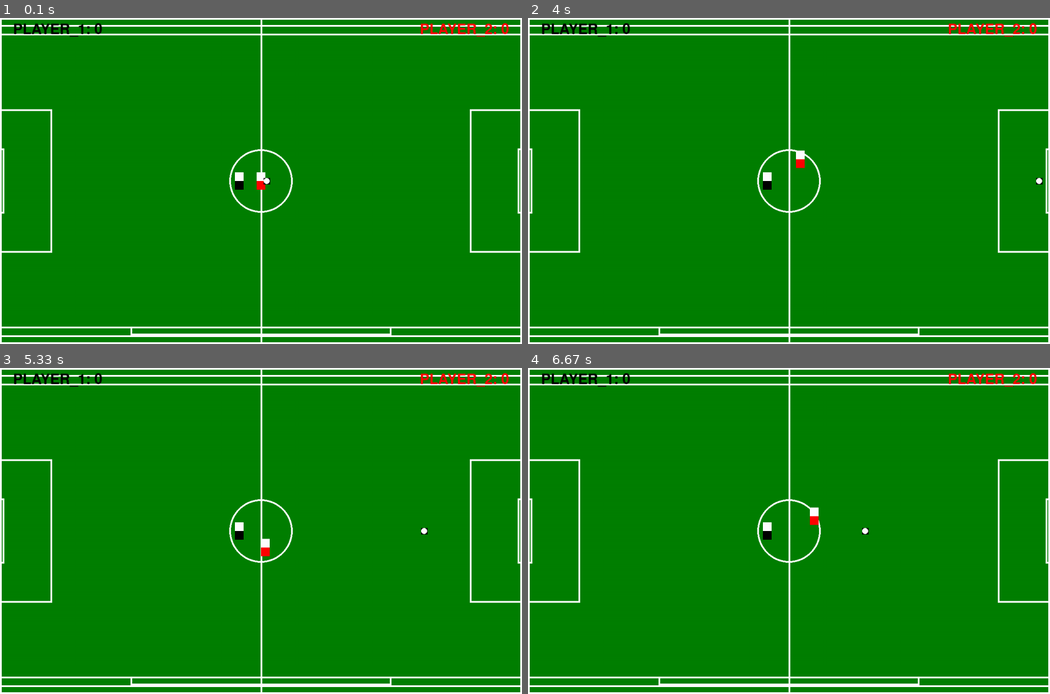
Above: before the commit, frames 1-4 (two rows, left to right).
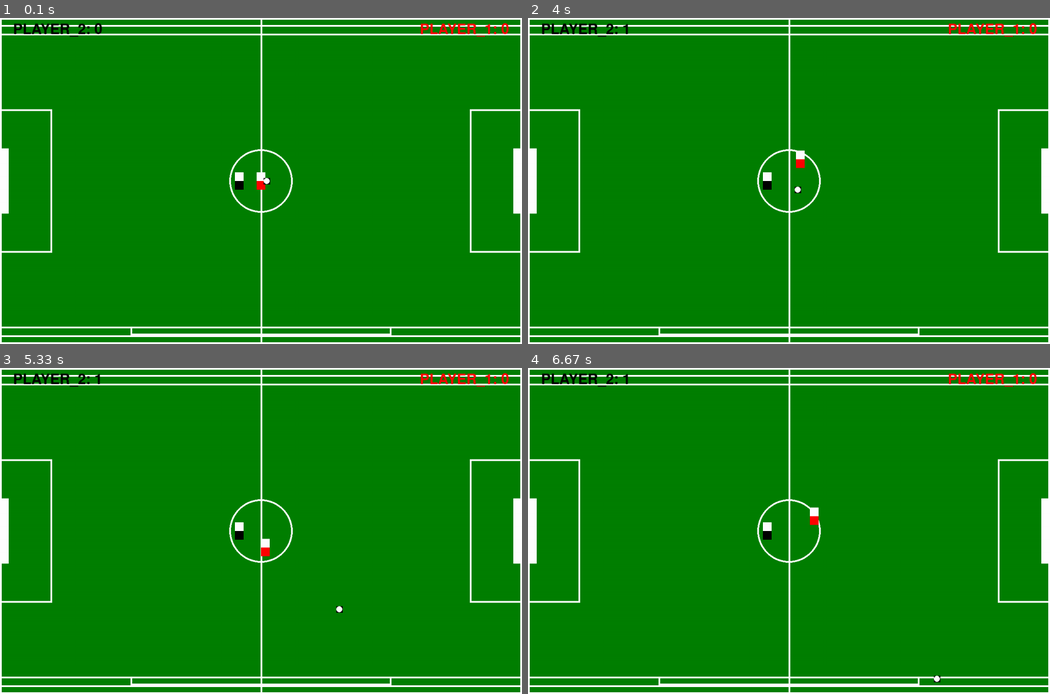
Above: after the commit, the same moments.

Repository: stpf99/pygame_games
Game: pygame game, started from football.py
Same seed, same stepped clock (60 frames per second), same inputs: the game is played once before the commit and once after it.
Inputs:
- Up to frame 1 (0.1 s): no input
- Up to frame 2 (4 s): hold Right 0.33-0.8 s; hold Up 0.83-1.13 s; hold Right 1.17-1.63 s; hold Left 1.67-2.2 s; hold Down 2.23-2.53 s; hold Left 2.57-2.97 s; hold Up 3-3.37 s; hold Right from 3.4 s (still down)
- Up to frame 3 (5.33 s): release Right at 4.03 s; hold Down 4.07-4.43 s; hold Left 4.47-4.93 s; hold Right from 4.97 s (still down)
- Up to frame 4 (6.67 s): release Right at 5.43 s; hold Up 5.47-5.77 s; hold Right 5.8-6.27 s; hold Left from 6.3 s (still down)

The runs differ from the first frame. In frame 1, 0.5% of the frame differs, in the area x 0-100%, y 1-61%; in frame 2, 0.6%; in frame 3, 0.6%, in the area x 0-100%, y 1-76%; in frame 4, 0.6%.

Commit message:
Add files via upload

Diff:
--- a/football.py
+++ b/football.py
@@ -39,19 +39,12 @@
         # Rysowanie pola karnego (lewa strona)
         pygame.draw.rect(self.image, WHITE, pygame.Rect(0, (HEIGHT - 330) // 2, 120, 330), 4)
 
-        # Rysowanie pola wyłączenia (prawa strona)
-        pygame.draw.rect(self.image, WHITE, pygame.Rect(WIDTH - 10, (HEIGHT - 150) // 2, 10, 150), 4)
-
-        # Rysowanie pola wyłączenia (lewa strona)
-        pygame.draw.rect(self.image, WHITE, pygame.Rect(0, (HEIGHT - 150) // 2, 10, 150), 4)
-
-        # Rysowanie bramek
-        goal_width = 7
-        goal_height = 70
-        goal1 = Goal(-goal_width, (HEIGHT - goal_height) // 2, goal_width, goal_height)
-        goal2 = Goal(WIDTH, (HEIGHT - goal_height) // 2, goal_width, goal_height)
-        goal_line1 = GoalLine(-goal_width, (HEIGHT - goal_height) // 2, goal_width, goal_height)
-        goal_line2 = GoalLine(WIDTH, (HEIGHT - goal_height) // 2, goal_width, goal_height)
+        # Rysowanie bramki (prawa strona)
+        pygame.draw.rect(self.image, WHITE, pygame.Rect(WIDTH - 20, (HEIGHT - 150) // 2, 10, 150), 4)
+
+        # Rysowanie bramki (lewa strona)
+        pygame.draw.rect(self.image, WHITE, pygame.Rect(10, (HEIGHT - 150) // 2, 10, 150), 4)
+
 
         # Dodanie trybun
         pygame.draw.rect(self.image, WHITE, pygame.Rect(0, 0, WIDTH, 40), 4)
@@ -106,7 +99,7 @@
         self.rect.x = max(0, min(self.rect.x, WIDTH - 20))  # Ograniczenie szerokości
         self.rect.y = max(0, min(self.rect.y, HEIGHT - 40))  # Ograniczenie wysokości
 
-class Player(pygame.sprite.Sprite):
+class Player1(pygame.sprite.Sprite):
     def __init__(self, x, y, color_top=WHITE, color_bottom=BLACK):
         super().__init__()
         self.image = pygame.Surface((20, 40), pygame.SRCALPHA)
@@ -170,36 +163,46 @@
         if self.rect.top <= 10 or self.rect.bottom >= HEIGHT - 10:
             self.angle = -self.angle
 
-# Klasa reprezentująca linię bramki
 class GoalLine(pygame.sprite.Sprite):
-    def __init__(self, x, y, width, height):
+    def __init__(self, x, y, width, height, player):
         super().__init__()
         self.image = pygame.Surface((width, height))
         self.image.fill(WHITE)
         self.rect = self.image.get_rect(topleft=(x, y))
-
-# Klasa reprezentująca bramkę
+        self.player = player
+
+    def check_goal(self, ball):
+        if pygame.sprite.collide_rect(ball, self):
+            print(f"Gol dla Gracza {self.player}!")
+            self.player.goals_scored += 1  # Zwiększenie liczby punktów gracza
+            ball.rect.center = (WIDTH // 2, HEIGHT // 2)  # Przywrócenie piłki do środka po golu
+            ball.speed = 5
+            ball.angle = math.radians(45)
+
+
 class Goal(pygame.sprite.Sprite):
-    def __init__(self, x, y, width, height):
+    def __init__(self, x, y, width, height, player):
         super().__init__()
         self.image = pygame.Surface((width, height))
         self.image.fill(WHITE)
         self.rect = self.image.get_rect(topleft=(x, y))
+        self.player = player
+
 
 # Utworzenie obiektów boiska, piłkarzy, piłki, linii bramki i bramek
 field = Field()
-player = Player(WIDTH // 2, HEIGHT // 2, color_top=WHITE, color_bottom=RED)
+player1 = Player1(WIDTH // 2, HEIGHT // 2, color_top=WHITE, color_bottom=RED)
 player2 = Player2(WIDTH // 2 - 50, HEIGHT // 2, color_top=WHITE, color_bottom=BLACK)
 ball = Ball(WIDTH // 2, HEIGHT // 2)
-goal_width = 7
-goal_height = 70
-goal1 = Goal(-goal_width, (HEIGHT - goal_height) // 2, goal_width, goal_height)
-goal2 = Goal(WIDTH, (HEIGHT - goal_height) // 2, goal_width, goal_height)
-goal_line1 = GoalLine(-goal_width, (HEIGHT - goal_height) // 2, goal_width, goal_height)
-goal_line2 = GoalLine(WIDTH, (HEIGHT - goal_height) // 2, goal_width, goal_height)
-
+goal_width = 4
+goal_height = 150
+# Utworzenie obiektów bramek i linii bramki
+goal1 = Goal(10, (HEIGHT - 150) // 2, 10, 150, player1)
+goal2 = Goal(WIDTH - 20, (HEIGHT - 150) // 2, 10, 150, player2)
+goal_line1 = GoalLine(0, (HEIGHT - 150) // 2, 20, 150, player1)
+goal_line2 = GoalLine(WIDTH - 20, (HEIGHT - 150) // 2, 20, 150, player2)
 # Grupa sprite'ów
-all_sprites = pygame.sprite.Group(field, player, player2, ball, goal_line1, goal_line2, goal1, goal2)
+all_sprites = pygame.sprite.Group(field, player1, player2, ball, goal_line1, goal_line2, goal1, goal2)
 
 # Główna pętla gry
 clock = pygame.time.Clock()
@@ -212,18 +215,18 @@
     all_sprites.update()
 
     # Sprawdzenie kolizji piłki z graczem 1
-    if pygame.sprite.collide_rect(player, ball):
+    if pygame.sprite.collide_rect(player1, ball):
         print("Kolizja z piłką (Gracz 1)!")
-        player_center = player.rect.center
+        player_center = player1.rect.center
         ball_vector = pygame.Vector2(ball.rect.center) - player_center
         ball_angle = math.atan2(ball_vector.y, ball_vector.x)
         ball.angle = -ball_angle
 
         # Zmiana kierunku piłki po strzale z lewej nogi
-        if player.shoot_label == "L":
+        if player1.shoot_label == "L":
             ball.angle = math.radians(180)  # Piłka zawsze zmienia kierunek na lewo po strzale z lewej nogi
         # Zmiana kierunku piłki po strzale z prawej nogi
-        elif player.shoot_label == "R":
+        elif player1.shoot_label == "R":
             ball.angle = math.radians(0)  # Piłka zawsze zmienia kierunek na prawo po strzale z prawej nogi
 
     if pygame.sprite.collide_rect(player2, ball):
@@ -241,27 +244,19 @@
             ball.angle = math.radians(0)  # Piłka zawsze zmienia kierunek na prawo po strzale z prawej nogi
 
 
-    # Sprawdzenie, czy piłka przekroczyła linię bramki gracza 1
-    if pygame.sprite.collide_rect(ball, goal_line1):
-        print("Gol dla Gracza 1!")
-        player.goals_scored += 1
-        ball.rect.center = (WIDTH // 2, HEIGHT // 2)  # Przywrócenie piłki do środka po golu
-
-    # Sprawdzenie, czy piłka przekroczyła linię bramki gracza 2
-    elif pygame.sprite.collide_rect(ball, goal_line2):
-        print("Gol dla Gracza 2!")
-        player2.goals_scored += 1
-        ball.rect.center = (WIDTH // 2, HEIGHT // 2)  # Przywrócenie piłki
-
-    screen.fill(BLACK)
+
+    # Sprawdzenie kolizji piłki z liniami bramki
+    goal_line1.check_goal(ball)
+    goal_line2.check_goal(ball)
+
     all_sprites.draw(screen)
 
     font = pygame.font.Font(None, 48)
-    label1 = font.render(f"PLAYER_1: {player.goals_scored}", True, BLACK)
-    label2 = font.render(f"PLAYER_2: {player2.goals_scored}", True, RED)
-
-    screen.blit(label1, (30, 10))
-    screen.blit(label2, (WIDTH - label2.get_width() - 30, 10))
+    label1 = font.render(f"PLAYER_1: {player1.goals_scored}", True, RED)
+    label2 = font.render(f"PLAYER_2: {player2.goals_scored}", True, BLACK)
+
+    screen.blit(label2, (30, 10))
+    screen.blit(label1, (WIDTH - label2.get_width() - 30, 10))
 
     pygame.display.flip()
     clock.tick(30)
